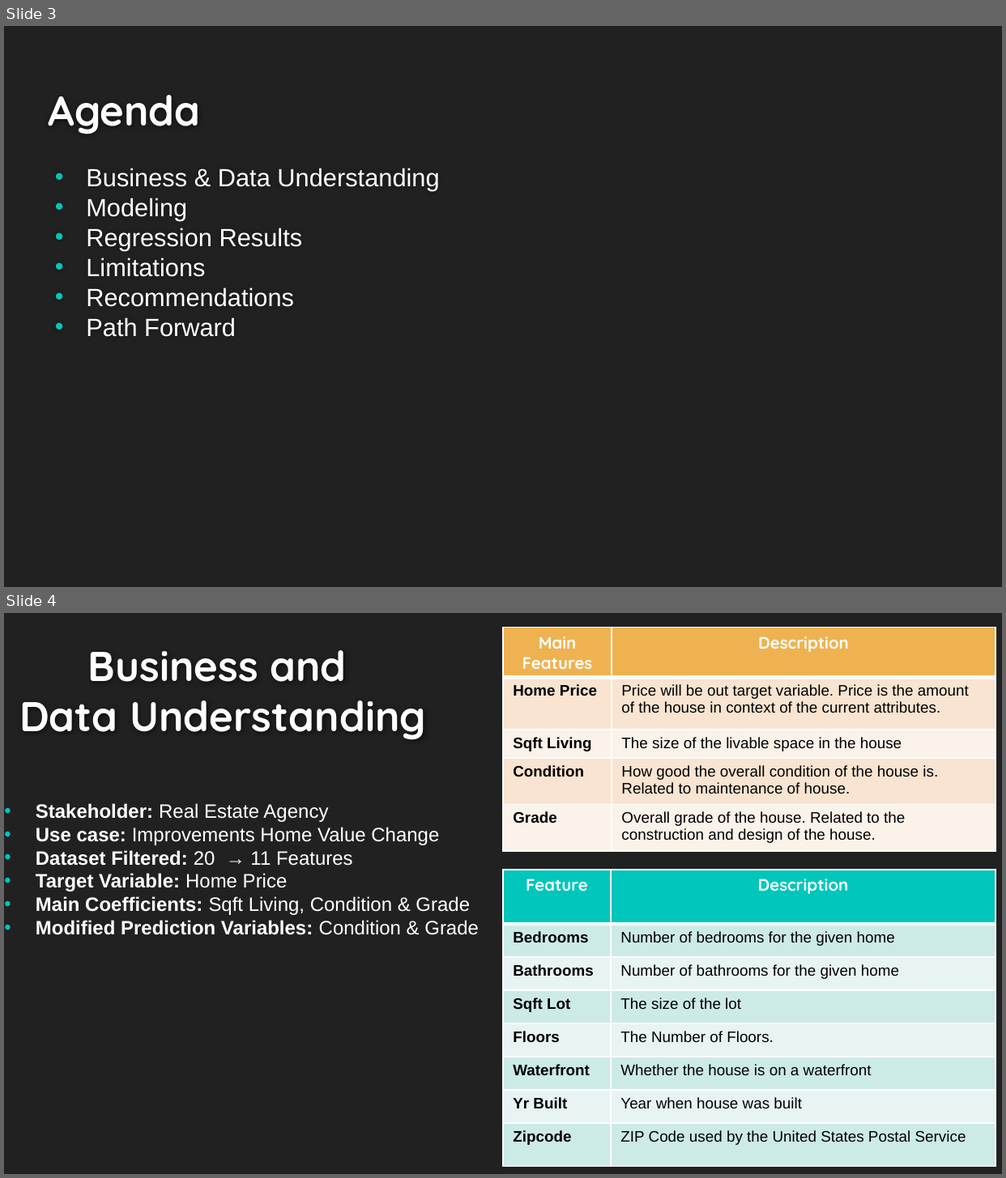
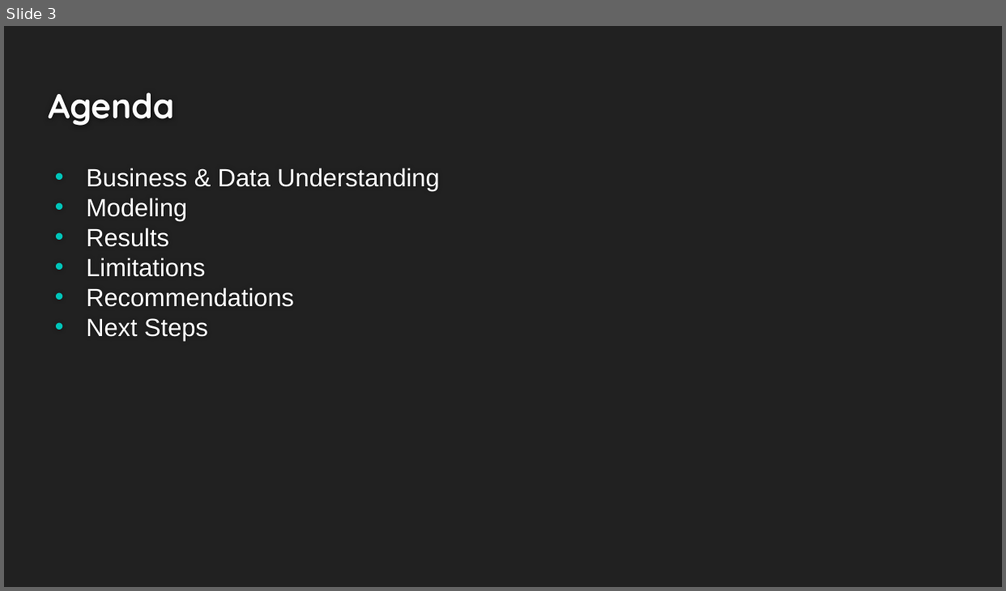
Before and after one commit to Dmvinedata/Paris_Housing_P3, a slide deck: Phase3_Project_Presentation_DJackson.pptx. Shown one above the other, each under a label of ours: slides 3 and 4 before the commit, slide 3 after it. The pictures are 1006x1178 and 1006x591 pixels, drawn with LibreOffice and Linux fonts; fonts in the diff are those of the drawing. Boxes give left, top, right and bottom in pixels: in the first picture for what was removed or moved away, otherwise in the second. Text is boxed around its words. In the diff, an @@ line names an element or a change of style, - is before the commit and + after.

```diff
--- a/Phase3_Project_Presentation_DJackson.pptx
+++ b/Phase3_Project_Presentation_DJackson.pptx
@@ slide 4 removed at [4,613,1002,1174], background #212121 @@
@@ table removed at [503,627,996,850], 5 rows, 2 columns @@
-Main Features | Description
-Home Price | Price will be out target variable. Price is the amount of the house in context of the current attributes.
-Sqft Living | The size of the livable space in the house
-Condition | How good the overall condition of the house is. Related to maintenance of house.
-Grade | Overall grade of the house. Related to the construction and design of the house.
@@ title removed at [19,650,426,740] @@
-Business and
-Data Understanding
@@ text removed at [36,803,479,935] @@
-• Stakeholder: Real Estate Agency
-• Use case: Improvements Home Value Change
-• Dataset Filtered: 20 → 11 Features
-• Target Variable: Home Price
-• Main Coefficients: Sqft Living, Condition & Grade
-• Modified Prediction Variables: Condition & Grade
@@ table removed at [503,870,995,1166], 8 rows, 2 columns @@
-Feature | Description
-Bedrooms | Number of bedrooms for the given home
-Bathrooms | Number of bathrooms for the given home
-Sqft Lot | The size of the lot
-Floors | The Number of Floors.
-Waterfront | Whether the house is on a waterfront
-Yr Built | Year when house was built
-Zipcode | ZIP Code used by the United States Postal Service
@@ slide 3 changed as well @@
@@ title "Agenda" at [48,92,174,126]: size 30 to 24.9 pt @@
@@ text at [86,228,169,247]: text changed @@
-• Regression Results
+• Results
@@ text at [86,318,208,340]: text changed @@
-• Path Forward
+• Next Steps
```
Also in this commit, not shown: 5 other slides changed, 6 slides added, 5 other slides removed, 5 other files.
